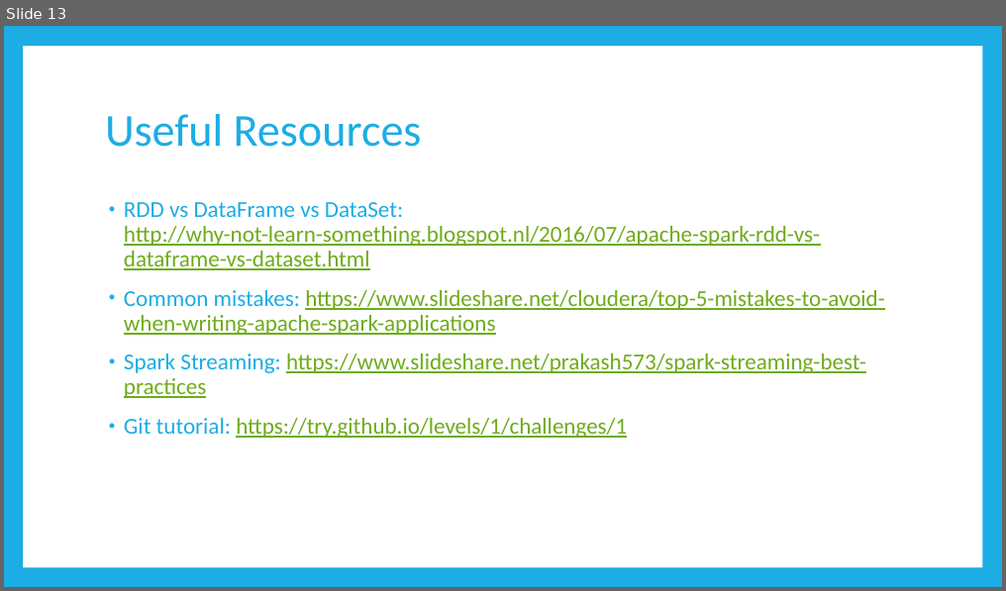
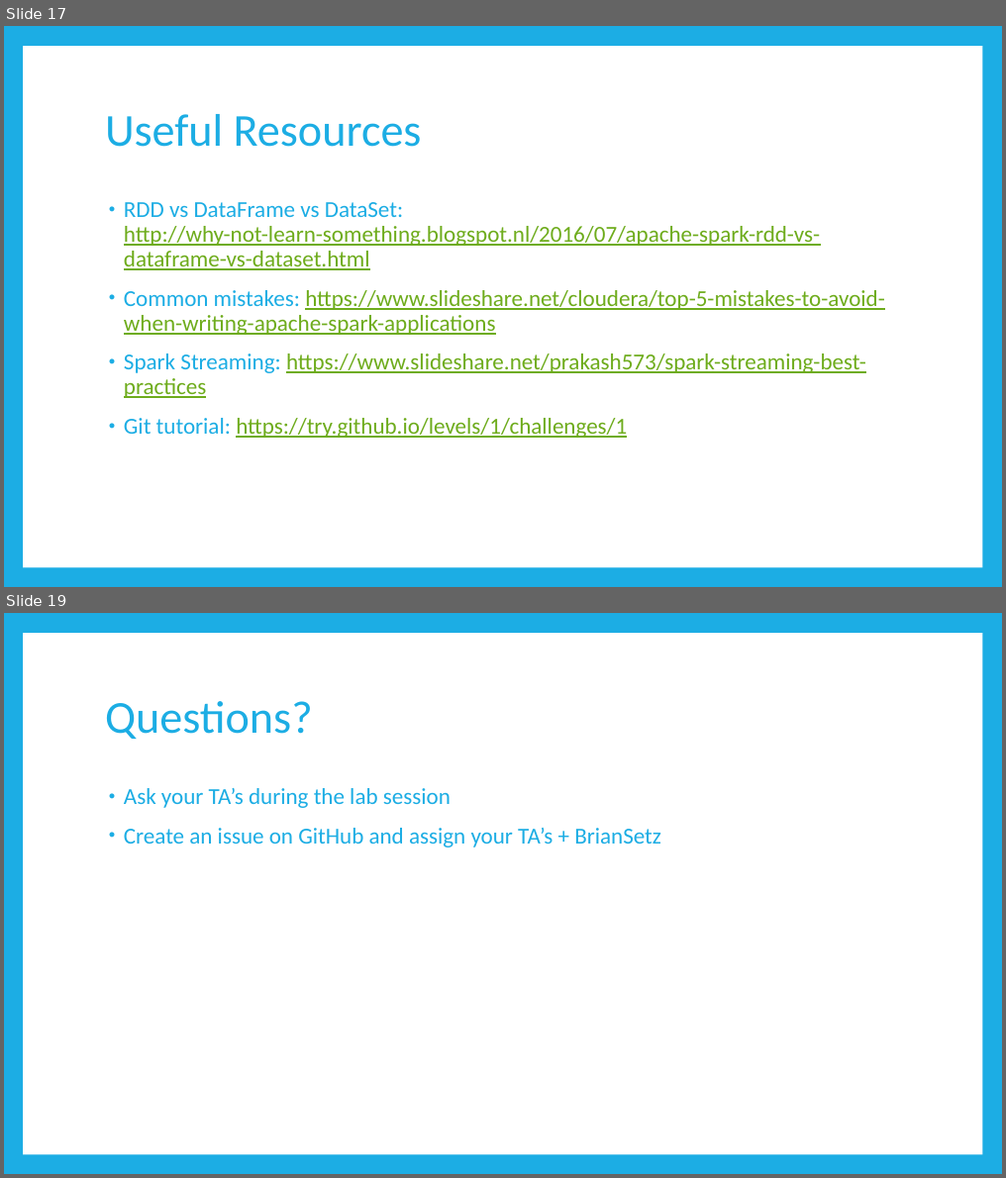
Before and after one commit to BrianSetz/spark-bootcamp, a slide deck: slides/Apache Spark Bootcamp.pptx. Shown one above the other, each under a label of ours: slide 13 before the commit, slides 17 and 19 after it; the slides between them are not shown. The pictures are 1006x591 and 1006x1178 pixels, drawn with LibreOffice and Linux fonts; fonts in the diff are those of the drawing. Boxes give left, top, right and bottom in pixels: in the first picture for what was removed or moved away, otherwise in the second. Text is boxed around its words. In the diff, an @@ line names an element or a change of style, - is before the commit and + after.

```diff
--- a/slides/Apache Spark Bootcamp.pptx
+++ b/slides/Apache Spark Bootcamp.pptx
@@ slide 19 added at (4, 613, 1002, 1174), background #1CADE4; not listed: 1 template element that a slide beside it also shows @@
@@ title added at (105, 701, 313, 739), 44 pt, text #1CADE4 @@
+Questions?
@@ text added at (124, 788, 661, 848), 22 pt, text #1CADE4 @@
+• Ask your TA’s during the lab session
+• Create an issue on GitHub and assign your TA’s + BrianSetz
@@ what was slide 13 is now slide 17 @@
```
Also in this commit, not shown: 9 slides changed, 4 other slides added, 2 other files.
